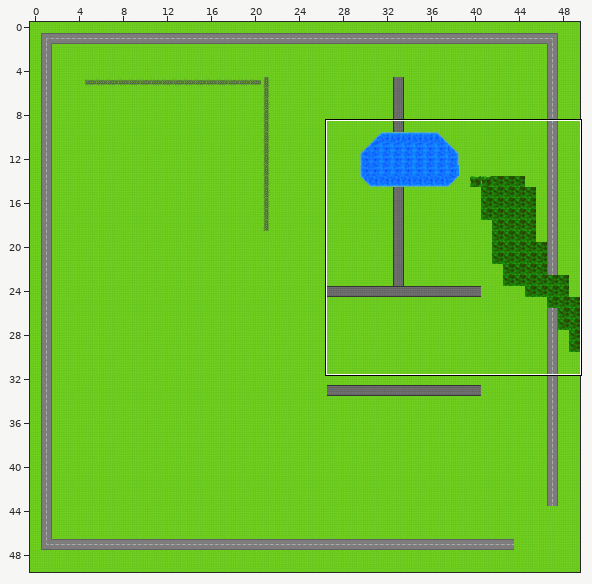
One commit to this Tiled map: maps/level2.tmx. The picture above shows the old version from afar; the outline marks the close-up.
Close-up. First the earlier version:
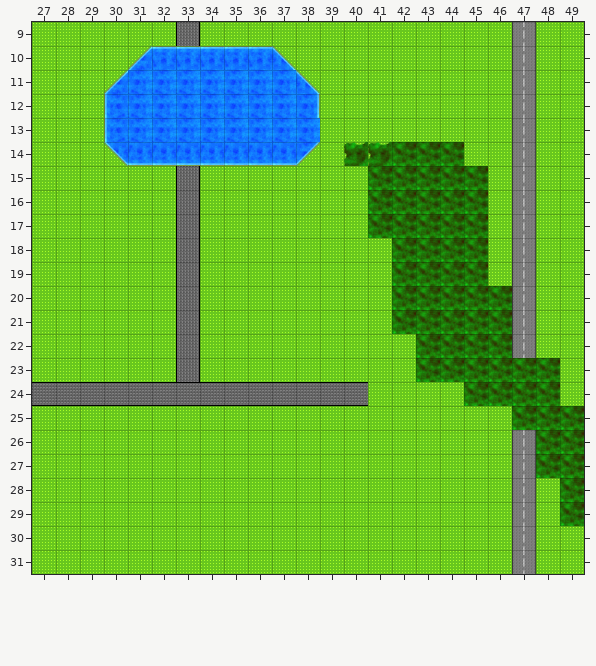
Cells are 64x64 px. Shown: x 27..49, y 9..31. The commit also changed other parts of the map, which this record leaves out.
After:
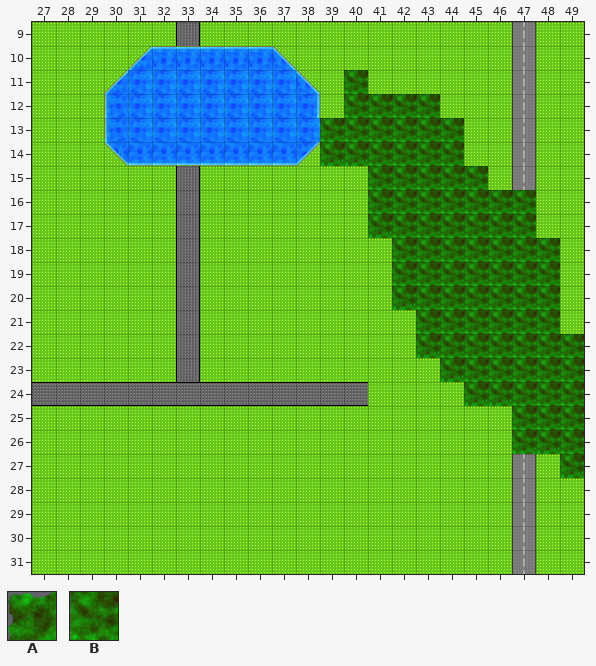
Key: from "skylevel": A 0, B 1.
_ is an empty cell.
Diff:
Layer "weaponCollision":
y 14: x 40..41 AA -> __
y 21: x 42 B -> _
y 23: x 43 B -> _
y 27: x 48 B -> _
y 28..29: x 49 B -> _
Layer "sky":
y 11: x 40 _ -> B
y 12: x 40..43 ____ -> BBBB
y 13: x 39..44 ______ -> BBBBBB
y 14: x 39..41 ___ -> BBB
y 16..17: x 46..47 __ -> BB
y 18..19: x 46..48 ___ -> BBB
y 20..21: x 47..48 __ -> BB
y 22: x 47..49 ___ -> BBB
y 23..24: x 49 _ -> B
y 26: x 47 _ -> B
Pixel boxes of the changes (left, top, right, bottom) in both close-ups:
changed: (320, 70, 464, 166)
added: (488, 190, 584, 406)
removed: (392, 310, 416, 334)
removed: (416, 358, 440, 382)
changed: (512, 430, 584, 526)
